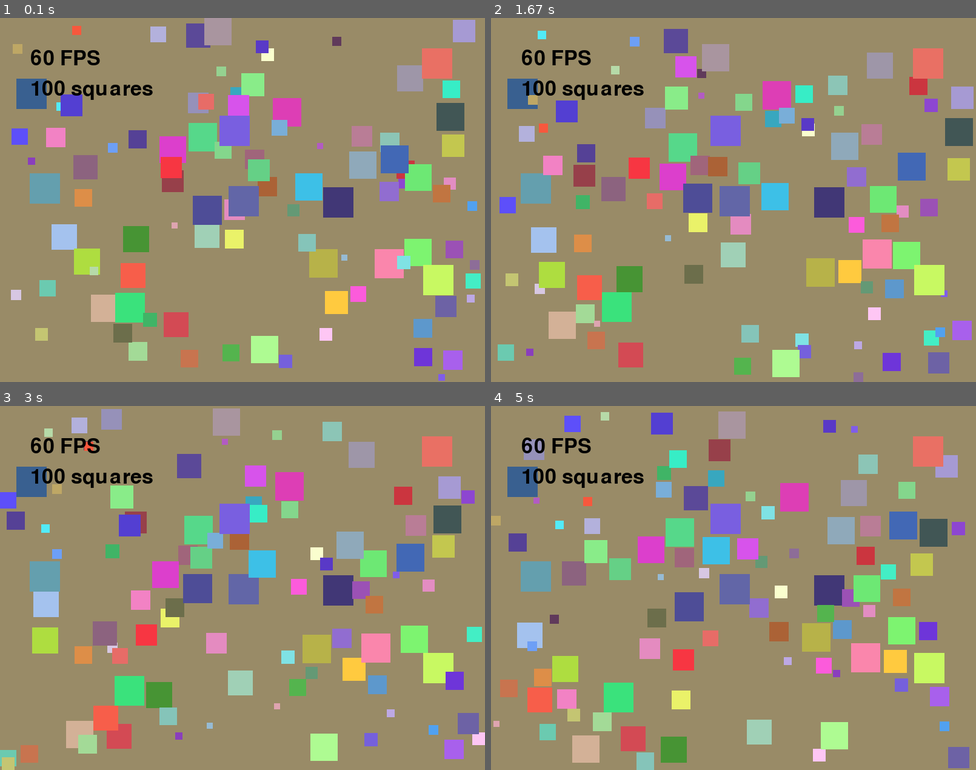
Above: before the commit, frames 1-4 (two rows, left to right).
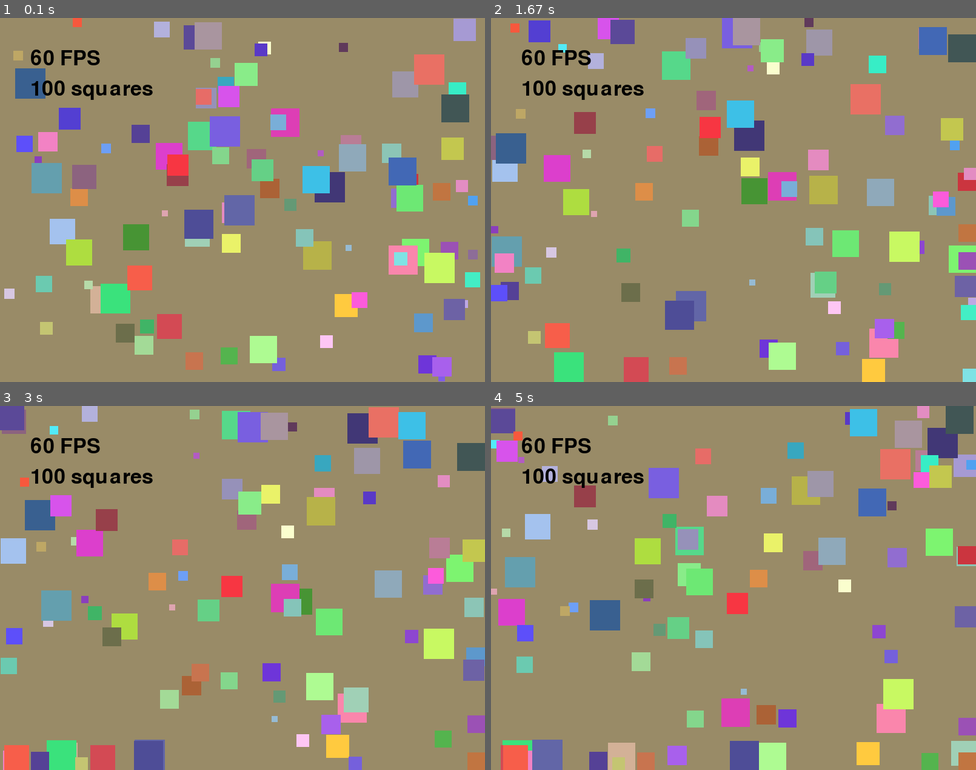
Above: after the commit, the same moments.

Repository: kevinotah/lab8-pygame
Game: pygame game, started from main.py
Same seed, same stepped clock (60 frames per second), same inputs: the game is played once before the commit and once after it.
Inputs:
- Up to frame 1 (0.1 s): no input
- Up to frame 2 (1.67 s): no input
- Up to frame 3 (3 s): no input
- Up to frame 4 (5 s): no input

The runs differ from the first frame. In frame 1, 18% of the frame differs, in the area x 0-100%, y 0-100%; in frame 2, 39%; in frame 3, 39%; in frame 4, 39%.

Commit message:
feat: Chasing Behaviour

Diff:
--- a/main.py
+++ b/main.py
@@ -9,7 +9,7 @@
 SCREEN_HEIGHT: int = 600
 FPS: int = 60
 NUM_SQUARES: int = 100
-MAX_SPEED: float = 300
+MAX_SPEED: float = 100
 
 danger_distance: float = 50
 
@@ -78,6 +78,12 @@
         vx += flee_dx * 200
         vy += flee_dy * 200
 
+        chase_dx: float
+        chase_dy: float
+        chase_dx, chase_dy = self.compute_chase_vector(all_squares)
+        vx -= chase_dx * 200
+        vy -= chase_dy * 200
+
         self.x += vx * dt
         self.y += vy * dt
 
@@ -109,6 +115,27 @@
                 flee_dy += away_dy
 
         return flee_dx, flee_dy
+
+    def compute_chase_vector(self, all_squares: List['Square']) -> Tuple[float, float]:
+        """Return a push-away vector from bigger nearby squares."""
+        chase_dx: float = 0.0
+        chase_dy: float = 0.0
+
+        for other_square in all_squares:
+            if other_square is self:
+                continue
+
+            dx: float = self.x - other_square.x
+            dy: float = self.y - other_square.y
+            distance: float = math.sqrt(dx**2 + dy**2)
+
+            if other_square.size < self.size and distance < danger_distance and distance > 0:
+                away_dx: float = dx / distance
+                away_dy: float = dy / distance
+                chase_dx += away_dx
+                chase_dy += away_dy
+
+        return chase_dx, chase_dy
 
     def draw(self, screen: pygame.Surface) -> None:
         """Draw the square on the screen."""
Not shown, changed: MY_NOTES.md
